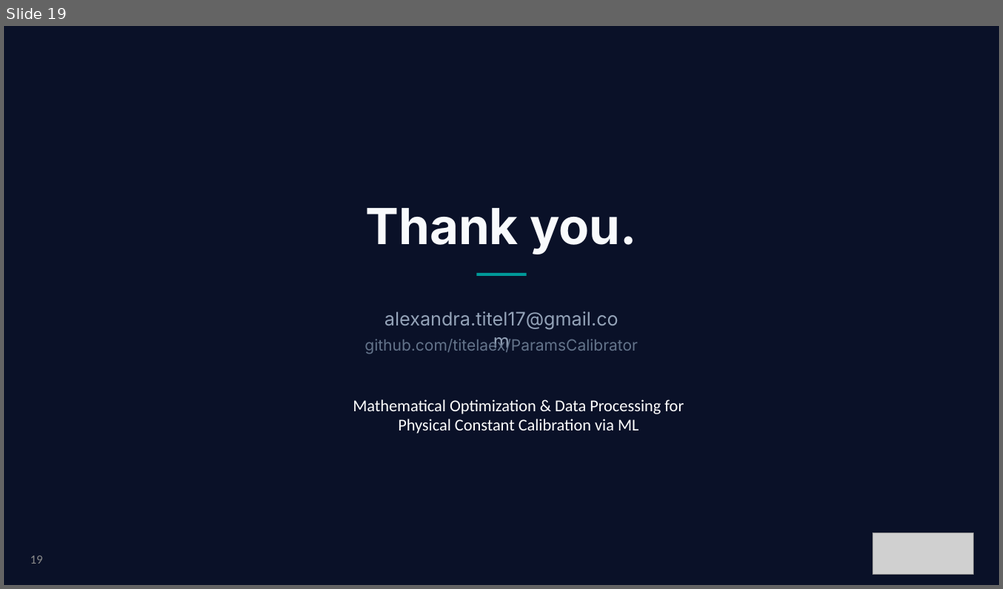
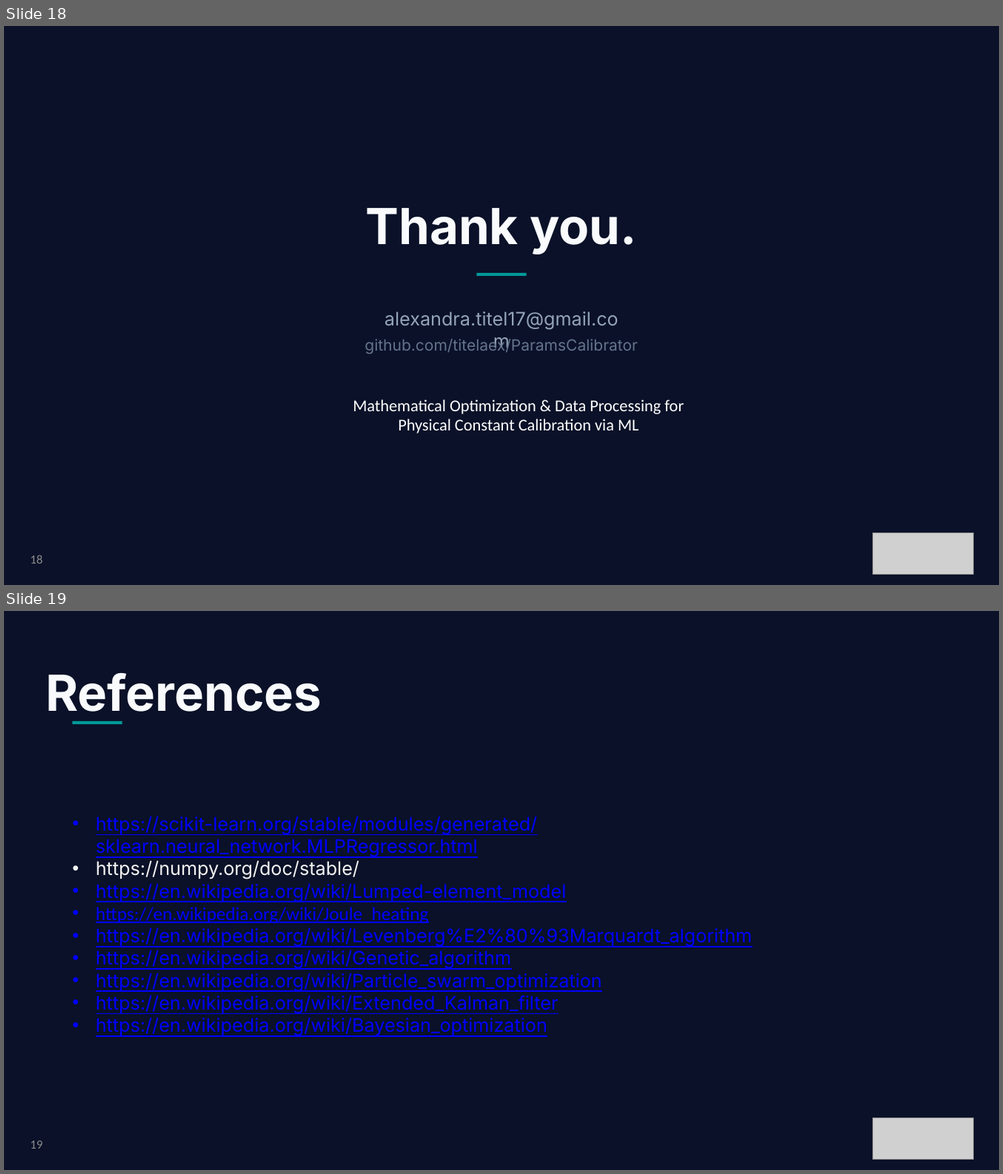
Before and after one commit to titelaex/ParamsCalibrator, a slide deck: docs/ParamsCalibrator Light Mode.pptx. Shown one above the other, each under a label of ours: slide 19 before the commit, slides 18 and 19 after it. The pictures are 1003x589 and 1003x1174 pixels, drawn with LibreOffice and Linux fonts; fonts in the diff are those of the drawing; grey boxes stand for pictures. Boxes give left, top, right and bottom in pixels: in the first picture for what was removed or moved away, otherwise in the second. Text is boxed around its words. In the diff, an @@ line names an element or a change of style, - is before the commit and + after.

```diff
--- a/docs/ParamsCalibrator Light Mode.pptx
+++ b/docs/ParamsCalibrator Light Mode.pptx
@@ slide 19 added at (4, 611, 999, 1170), background #0A1128 @@
@@ text added at (45, 673, 321, 712), 48 pt, text #F8FAFC, bold @@
+References
@@ rectangle added at (73, 721, 122, 724), fill #009999 @@
@@ text added at (96, 816, 752, 1036), 18 pt, text #0000FF, underline @@
+• https://scikit-learn.org/stable/modules/generated/sklearn.neural_network.MLPRegressor.html
+• https://numpy.org/doc/stable/
+• https://en.wikipedia.org/wiki/Lumped-element_model
+• https://en.wikipedia.org/wiki/Joule_heating
+• https://en.wikipedia.org/wiki/Levenberg%E2%80%93Marquardt_algorithm
+• https://en.wikipedia.org/wiki/Genetic_algorithm
+• https://en.wikipedia.org/wiki/Particle_swarm_optimization
+• https://en.wikipedia.org/wiki/Extended_Kalman_filter
+• https://en.wikipedia.org/wiki/Bayesian_optimization
@@ picture added at (873, 1119, 973, 1160) @@
@@ page number added at (30, 1141, 42, 1149), 12 pt, text #8C8C8C @@
+19
@@ what was slide 19 is now slide 18 @@
@@ page number at (30, 555, 42, 564): text changed @@
-19
+18
```
Also in this commit, not shown: 14 slides changed, 3 other slides added, 14 other files.
